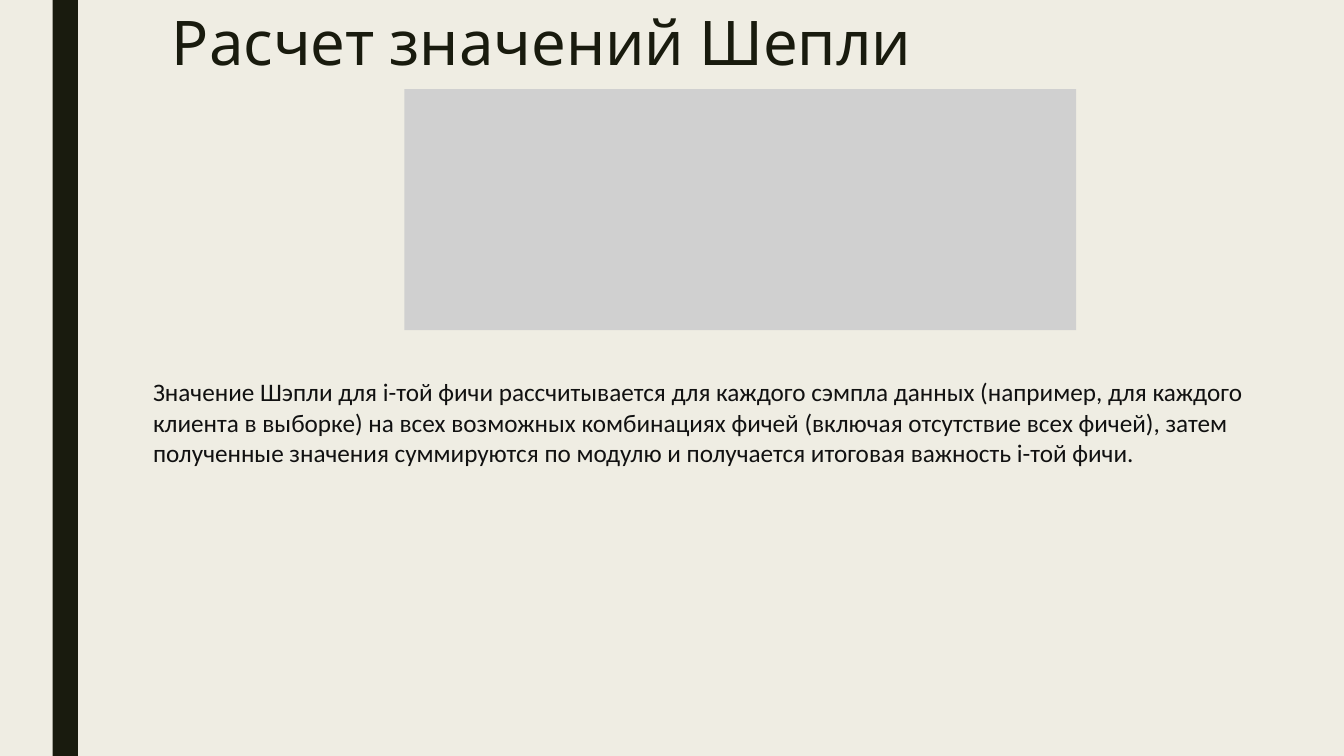
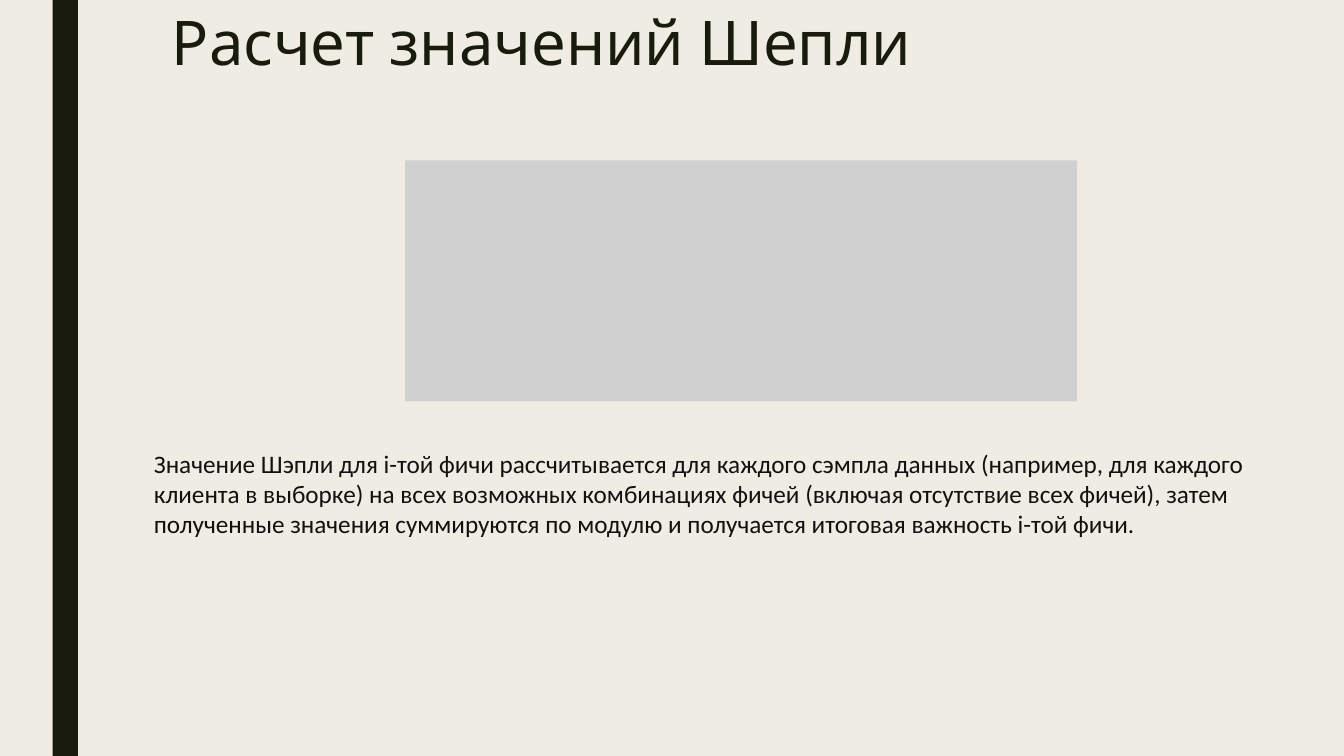
Before and after one commit to Dmitry513/Shap_training, a slide deck: slide 7 of Shap_for_model_interpretation.pptx. Drawn at 1344x756 pixels with LibreOffice and Linux fonts; fonts in the diff are those of the drawing; grey boxes stand for pictures. Boxes give left, top, right and bottom in pixels: in the first picture for what was removed or moved away, otherwise in the second. Text is boxed around its words. In the diff, an @@ line names an element or a change of style, - is before the commit and + after.

```diff
--- a/Shap_for_model_interpretation.pptx
+++ b/Shap_for_model_interpretation.pptx
@@ picture: place and size @@
-picture at (404,90,1077,331)
+picture at (405,160,1078,401)
@@ text "Значение Шэпли для i-той фичи ...": place and size @@
-text "Значение Шэпли для i-той фичи ..." at (153,382,1243,466)
+text "Значение Шэпли для i-той фичи ..." at (154,454,1243,537)
```
Also in this commit, not shown: 2 other slides changed, 3 slides added, 1 other file.
